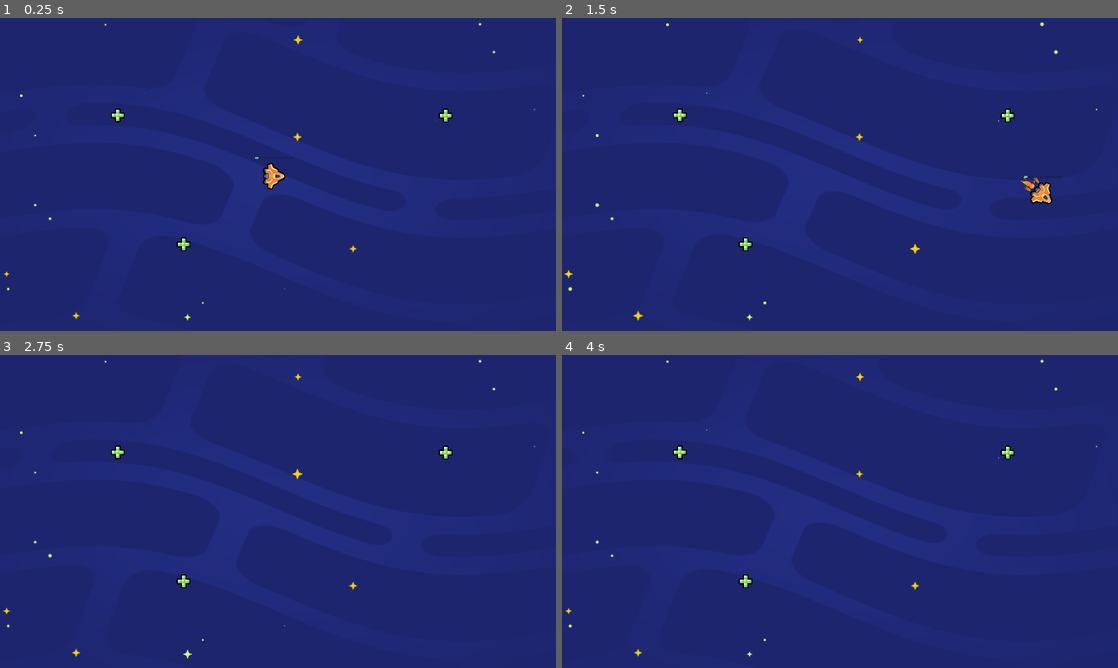
Above: before the commit, frames 1-4 (two rows, left to right).
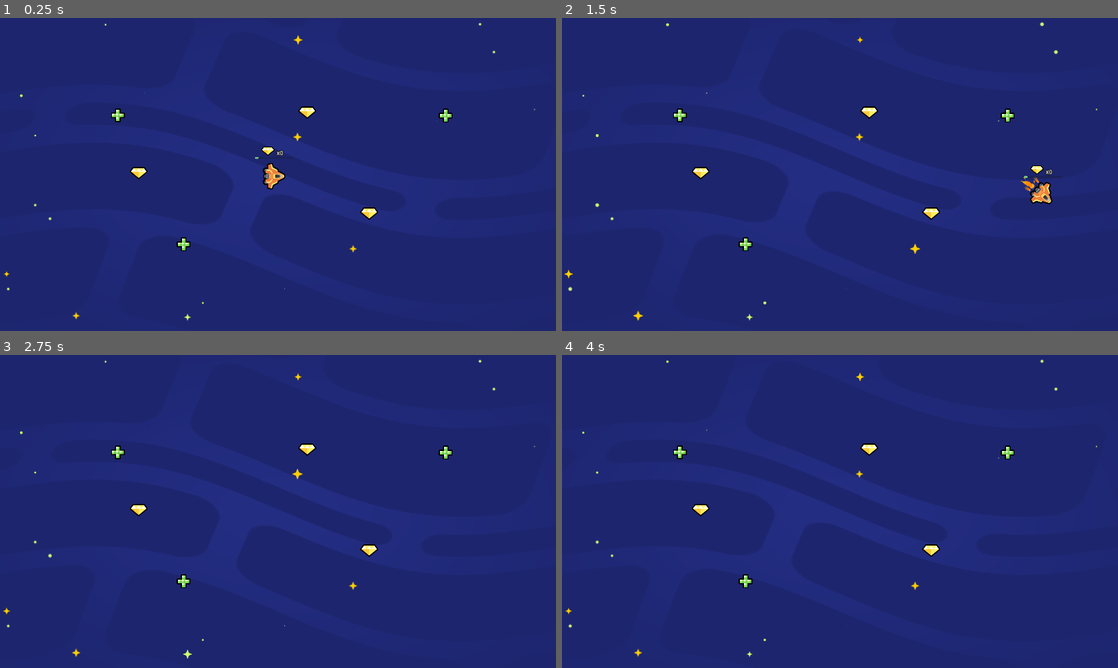
Above: after the commit, the same moments.

Repository: ellaclz/2DGameDevCourse
Game: Godot game, scene res://lessons/space_level.tscn
The game is run twice, just before and just after one commit, with the same random seed, the same clock (stepped at 60 frames per second) and the same inputs.
Inputs:
- Up to frame 1 (0.25 s): no input
- Up to frame 2 (1.5 s): hold D (move_right) 0.53-1.28 s; hold S (move_down) from 1.28 s (still down)
- Up to frame 3 (2.75 s): release S (move_down) at 2.03 s; hold D (move_right) from 2.03 s (still down)
- Up to frame 4 (4 s): release D (move_right) at 2.78 s; hold W (move_up) 2.78-3.53 s; tap Enter at 3.5 s; hold A (move_left) from 3.53 s (still down)

The runs differ from the first frame. In frame 1, 0.3% of the frame differs, in the area x 23-68%, y 28-65%; in frame 2, 0.3%, in the area x 23-89%, y 28-65%; in frame 3, 0.3%; in frame 4, 0.3%.

Commit message:
M5.L6

Diff:
--- /dev/null
+++ b/05.loot_it_all_workbook/lessons/gem.tscn
@@ -0,0 +1,16 @@
+[gd_scene load_steps=4 format=3 uid="uid://buxqov2uneiil"]
+
+[ext_resource type="Script" path="res://lessons/item.gd" id="1_eor7e"]
+[ext_resource type="Texture2D" uid="uid://d0bh8am2qd005" path="res://assets/gem_icon.png" id="2_knpvp"]
+
+[sub_resource type="CircleShape2D" id="CircleShape2D_neh81"]
+radius = 25.1794
+
+[node name="Gem" type="Area2D" groups=["gem"]]
+script = ExtResource("1_eor7e")
+
+[node name="Sprite2D" type="Sprite2D" parent="."]
+texture = ExtResource("2_knpvp")
+
+[node name="CollisionShape2D" type="CollisionShape2D" parent="."]
+shape = SubResource("CircleShape2D_neh81")
--- a/05.loot_it_all_workbook/lessons/health_pack.gd
+++ /dev/null
@@ -1,7 +0,0 @@
-extends Area2D
-
-func _ready() -> void:
-	area_entered.connect(_on_area_entered)
-
-func _on_area_entered(area_that_enetered: Area2D) -> void:
-	queue_free()
--- a/05.loot_it_all_workbook/lessons/health_pack.tscn
+++ b/05.loot_it_all_workbook/lessons/health_pack.tscn
@@ -1,12 +1,12 @@
 [gd_scene load_steps=4 format=3 uid="uid://df386yntx0p6m"]
 
 [ext_resource type="Texture2D" uid="uid://dknpi2mq4dhpa" path="res://assets/health_icon.svg" id="1_1myfn"]
-[ext_resource type="Script" path="res://lessons/health_pack.gd" id="1_gyks4"]
+[ext_resource type="Script" path="res://lessons/item.gd" id="1_gyks4"]
 
 [sub_resource type="CircleShape2D" id="CircleShape2D_neh81"]
 radius = 25.1794
 
-[node name="HealthPack" type="Area2D"]
+[node name="HealthPack" type="Area2D" groups=["healing_item"]]
 script = ExtResource("1_gyks4")
 
 [node name="Sprite2D" type="Sprite2D" parent="."]
@@ -14,5 +14,3 @@
 
 [node name="CollisionShape2D" type="CollisionShape2D" parent="."]
 shape = SubResource("CircleShape2D_neh81")
-
-[connection signal="area_entered" from="." to="." method="_on_area_entered"]
--- /dev/null
+++ b/05.loot_it_all_workbook/lessons/item.gd
@@ -0,0 +1,7 @@
+extends Area2D
+
+func _on_area_entered(area_that_entered: Area2D) -> void:
+	queue_free()
+
+func _ready() -> void:
+	area_entered.connect(_on_area_entered)
--- a/05.loot_it_all_workbook/lessons/ship.gd
+++ b/05.loot_it_all_workbook/lessons/ship.gd
@@ -4,6 +4,7 @@
 var velocity := Vector2(0, 0)
 var steering_factor := 3.0
 var health := 10
+var gem_count := 0
 
 func _process(delta: float) -> void:
 	var direction := Vector2(0, 0)
@@ -30,5 +31,12 @@
 	area_entered.connect(_on_area_entered)
 
 
-func _on_area_entered(area: Area2D) -> void:
-	set_health(health + 20)
+func _on_area_entered(area_that_entered: Area2D) -> void:
+	if area_that_entered.is_in_group("gem"):
+		set_gem_count(gem_count + 1)
+	elif area_that_entered.is_in_group("healing_item"):
+		set_health(health + 10)
+
+func set_gem_count(new_gem_count: int) -> void:
+	gem_count = new_gem_count
+	get_node("UI/GemCount").text = "x" + str(gem_count)
--- a/05.loot_it_all_workbook/lessons/ship.tscn
+++ b/05.loot_it_all_workbook/lessons/ship.tscn
@@ -1,8 +1,9 @@
-[gd_scene load_steps=7 format=3 uid="uid://dmv50krf4bo5r"]
+[gd_scene load_steps=9 format=3 uid="uid://dmv50krf4bo5r"]
 
 [ext_resource type="Texture2D" uid="uid://bniyrxn3r2v8h" path="res://assets/ship.png" id="3_pdppw"]
 [ext_resource type="Script" path="res://lessons/ship.gd" id="4_p1sls"]
 [ext_resource type="PackedScene" uid="uid://dgf54k70yiiff" path="res://assets/ship_visual_effects/main_thruster/main_thruster.tscn" id="5_q7c3l"]
+[ext_resource type="Texture2D" uid="uid://d0bh8am2qd005" path="res://assets/gem_icon.png" id="5_uwtde"]
 [ext_resource type="PackedScene" uid="uid://bklom8bhpxg4h" path="res://assets/ship_visual_effects/side_thruster/side_thruster.tscn" id="6_1updt"]
 
 [sub_resource type="CircleShape2D" id="CircleShape2D_3s7vv"]
@@ -14,6 +15,11 @@
 corner_radius_top_right = 4
 corner_radius_bottom_right = 4
 corner_radius_bottom_left = 4
+
+[sub_resource type="LabelSettings" id="LabelSettings_oslwg"]
+font_size = 20
+outline_size = 8
+outline_color = Color(0.00392157, 0.00392157, 0.00392157, 1)
 
 [node name="Ship" type="Area2D"]
 script = ExtResource("4_p1sls")
@@ -52,4 +58,18 @@
 value = 17.0
 show_percentage = false
 
+[node name="Sprite2D" type="Sprite2D" parent="UI"]
+position = Vector2(-21, -87)
+scale = Vector2(0.75, 0.75)
+texture = ExtResource("5_uwtde")
+
+[node name="GemCount" type="Label" parent="UI"]
+layout_mode = 0
+offset_left = 9.0
+offset_top = -95.0
+offset_right = 49.0
+offset_bottom = -72.0
+text = "x0"
+label_settings = SubResource("LabelSettings_oslwg")
+
 [connection signal="area_entered" from="." to="." method="_on_area_entered"]
--- a/05.loot_it_all_workbook/lessons/space_level.tscn
+++ b/05.loot_it_all_workbook/lessons/space_level.tscn
@@ -1,8 +1,9 @@
-[gd_scene load_steps=4 format=3 uid="uid://btkjymc78ap8d"]
+[gd_scene load_steps=5 format=3 uid="uid://btkjymc78ap8d"]
 
 [ext_resource type="PackedScene" uid="uid://dmv50krf4bo5r" path="res://lessons/ship.tscn" id="2_2j1u5"]
 [ext_resource type="PackedScene" uid="uid://bxfevggvxo634" path="res://assets/background/space_background.tscn" id="3_e6xy1"]
 [ext_resource type="PackedScene" uid="uid://df386yntx0p6m" path="res://lessons/health_pack.tscn" id="3_eqkqf"]
+[ext_resource type="PackedScene" uid="uid://buxqov2uneiil" path="res://lessons/gem.tscn" id="4_8yl11"]
 
 [node name="Level" type="Node2D"]
 
@@ -19,3 +20,12 @@
 
 [node name="HealthPack3" parent="." instance=ExtResource("3_eqkqf")]
 position = Vector2(1539, 337)
+
+[node name="Gem" parent="." instance=ExtResource("4_8yl11")]
+position = Vector2(479, 535)
+
+[node name="Gem2" parent="." instance=ExtResource("4_8yl11")]
+position = Vector2(1061, 326)
+
+[node name="Gem3" parent="." instance=ExtResource("4_8yl11")]
+position = Vector2(1275, 675)
--- a/05.loot_it_all_workbook/practices/L5.P1.code_an_energy_pack/energy_pack.tscn
+++ b/05.loot_it_all_workbook/practices/L5.P1.code_an_energy_pack/energy_pack.tscn
@@ -6,7 +6,7 @@
 [sub_resource type="CircleShape2D" id="CircleShape2D_gmkso"]
 radius = 57.1402
 
-[node name="EnergyPack" type="Area2D"]
+[node name="EnergyPack" type="Area2D" groups=["energy_item"]]
 script = ExtResource("1_2pl4o")
 
 [node name="Sprite2D" type="Sprite2D" parent="."]
--- a/05.loot_it_all_workbook/practices/L6.P1.create_coins/create_coins.tscn
+++ b/05.loot_it_all_workbook/practices/L6.P1.create_coins/create_coins.tscn
@@ -1,13 +1,11 @@
-[gd_scene load_steps=3 format=3]
+[gd_scene load_steps=2 format=3 uid="uid://c1kckieplh6i0"]
 
 [ext_resource type="PackedScene" path="res://practices/L6.P1.create_coins/ship_create_coins.tscn" id="1_x2knq"]
-[ext_resource type="Script" path="res://practices/L6.P1.create_coins/ship_create_coins.gd" id="2_ytyj5"]
 
 [node name="CreateCoins" type="Node2D"]
 
-[node name="Ship" type="Area2D" parent="." instance=ExtResource("1_x2knq")]
+[node name="Ship" parent="." instance=ExtResource("1_x2knq")]
 position = Vector2(973, 541)
-script = ExtResource("2_ytyj5")
 
 [node name="ExtraVisuals" type="Node" parent="."]
 
--- a/05.loot_it_all_workbook/practices/L6.P2.coins_and_energy_packs/coin.tscn
+++ b/05.loot_it_all_workbook/practices/L6.P2.coins_and_energy_packs/coin.tscn
@@ -1,16 +1,16 @@
-[gd_scene load_steps=4 format=3]
+[gd_scene load_steps=4 format=3 uid="uid://dbetcay7ob02f"]
 
-[ext_resource type="Script" path="res://practices/L6.P2.coins_and_energy_packs/collectible.gd" id="1_sd3rg"]
-[ext_resource type="Texture2D" path="res://assets/practice_assets/coin.png" id="2_1qvoi"]
+[ext_resource type="Script" path="res://practices/L6.P2.coins_and_energy_packs/collectible.gd" id="1_df62u"]
+[ext_resource type="Texture2D" uid="uid://b5n8ybmtouhk0" path="res://assets/practice_assets/coin.png" id="2_hkqei"]
 
 [sub_resource type="CircleShape2D" id="CircleShape2D_8or2y"]
 radius = 57.1402
 
-[node name="Coin" type="Area2D"]
-script = ExtResource("1_sd3rg")
+[node name="Coin" type="Area2D" groups=["coin"]]
+script = ExtResource("1_df62u")
 
 [node name="Sprite2D" type="Sprite2D" parent="."]
-texture = ExtResource("2_1qvoi")
+texture = ExtResource("2_hkqei")
 
 [node name="CollisionShape2D" type="CollisionShape2D" parent="."]
 shape = SubResource("CircleShape2D_8or2y")
--- a/05.loot_it_all_workbook/practices/L6.P2.coins_and_energy_packs/coins_and_energy_packs.tscn
+++ b/05.loot_it_all_workbook/practices/L6.P2.coins_and_energy_packs/coins_and_energy_packs.tscn
@@ -1,40 +1,31 @@
-[gd_scene load_steps=6 format=3]
+[gd_scene load_steps=4 format=3 uid="uid://dwe4ikwojcool"]
 
-[ext_resource type="PackedScene" path="res://practices/L6.P2.coins_and_energy_packs/ship_coins_and_energy_packs.tscn" id="1_l7py2"]
-[ext_resource type="Script" path="res://practices/L6.P2.coins_and_energy_packs/ship_coins_and_energy_packs.gd" id="2_mt54v"]
-[ext_resource type="PackedScene" path="res://practices/L6.P2.coins_and_energy_packs/coin.tscn" id="3_v6eww"]
-[ext_resource type="Script" path="res://practices/L6.P2.coins_and_energy_packs/collectible.gd" id="4_ynkwx"]
-[ext_resource type="PackedScene" path="res://practices/L6.P2.coins_and_energy_packs/energy_pack.tscn" id="5_4aryi"]
+[ext_resource type="PackedScene" uid="uid://c0p35cpnctjn1" path="res://practices/L6.P2.coins_and_energy_packs/ship_coins_and_energy_packs.tscn" id="1_3iqlx"]
+[ext_resource type="PackedScene" uid="uid://dbetcay7ob02f" path="res://practices/L6.P2.coins_and_energy_packs/coin.tscn" id="3_34wm5"]
+[ext_resource type="PackedScene" uid="uid://hc2yp2jqx5bk" path="res://practices/L6.P2.coins_and_energy_packs/energy_pack.tscn" id="5_ge1aw"]
 
 [node name="CoinsAndEnergyPacks" type="Node2D"]
 
-[node name="Ship" type="Area2D" parent="." instance=ExtResource("1_l7py2")]
+[node name="Ship" parent="." instance=ExtResource("1_3iqlx")]
 position = Vector2(962, 534)
-script = ExtResource("2_mt54v")
 
-[node name="Coin" type="Area2D" parent="." instance=ExtResource("3_v6eww")]
+[node name="Coin" parent="." instance=ExtResource("3_34wm5")]
 position = Vector2(544, 336)
-script = ExtResource("4_ynkwx")
 
-[node name="EnergyPack" type="Area2D" parent="." instance=ExtResource("5_4aryi")]
+[node name="EnergyPack" parent="." instance=ExtResource("5_ge1aw")]
 position = Vector2(564, 707)
-script = ExtResource("4_ynkwx")
 
-[node name="Coin2" type="Area2D" parent="." instance=ExtResource("3_v6eww")]
+[node name="Coin2" parent="." instance=ExtResource("3_34wm5")]
 position = Vector2(971, 862)
-script = ExtResource("4_ynkwx")
 
-[node name="EnergyPack2" type="Area2D" parent="." instance=ExtResource("5_4aryi")]
+[node name="EnergyPack2" parent="." instance=ExtResource("5_ge1aw")]
 position = Vector2(1337, 631)
-script = ExtResource("4_ynkwx")
 
-[node name="Coin3" type="Area2D" parent="." instance=ExtResource("3_v6eww")]
+[node name="Coin3" parent="." instance=ExtResource("3_34wm5")]
 position = Vector2(1337, 284)
-script = ExtResource("4_ynkwx")
 
-[node name="EnergyPack3" type="Area2D" parent="." instance=ExtResource("5_4aryi")]
+[node name="EnergyPack3" parent="." instance=ExtResource("5_ge1aw")]
 position = Vector2(925, 168)
-script = ExtResource("4_ynkwx")
 
 [node name="ExtraVisuals" type="Node" parent="."]
 
--- a/05.loot_it_all_workbook/practices/L6.P2.coins_and_energy_packs/energy_pack.tscn
+++ b/05.loot_it_all_workbook/practices/L6.P2.coins_and_energy_packs/energy_pack.tscn
@@ -1,16 +1,16 @@
-[gd_scene load_steps=4 format=3]
+[gd_scene load_steps=4 format=3 uid="uid://hc2yp2jqx5bk"]
 
-[ext_resource type="Script" path="res://practices/L6.P2.coins_and_energy_packs/collectible.gd" id="1_xx3ac"]
-[ext_resource type="Texture2D" path="res://assets/practice_assets/energy_pack.png" id="2_rcrnv"]
+[ext_resource type="Script" path="res://practices/L6.P2.coins_and_energy_packs/collectible.gd" id="1_p7rnm"]
+[ext_resource type="Texture2D" uid="uid://bdkl4qmqe0suw" path="res://assets/practice_assets/energy_pack.png" id="2_uy4fv"]
 
 [sub_resource type="CircleShape2D" id="CircleShape2D_gmkso"]
 radius = 57.1402
 
-[node name="EnergyPack" type="Area2D"]
-script = ExtResource("1_xx3ac")
+[node name="EnergyPack" type="Area2D" groups=["energy"]]
+script = ExtResource("1_p7rnm")
 
 [node name="Sprite2D" type="Sprite2D" parent="."]
-texture = ExtResource("2_rcrnv")
+texture = ExtResource("2_uy4fv")
 
 [node name="CollisionShape2D" type="CollisionShape2D" parent="."]
 shape = SubResource("CircleShape2D_gmkso")
--- a/05.loot_it_all_workbook/practices/L6.P2.coins_and_energy_packs/ship_coins_and_energy_packs.gd
+++ b/05.loot_it_all_workbook/practices/L6.P2.coins_and_energy_packs/ship_coins_and_energy_packs.gd
@@ -36,5 +36,9 @@
 
 
 func _on_area_entered(area_that_entered: Area2D) -> void:
-	energy += 20.0
-	get_node("UI/EnergyBar").value = energy
+	if area_that_entered.is_in_group("energy"):
+		energy += 20.0
+		get_node("UI/EnergyBar").value = energy
+	elif area_that_entered.is_in_group("coin"):
+		coins += 1
+		get_node("UI/CoinsCount")
--- a/05.loot_it_all_workbook/practices/L6.P2.coins_and_energy_packs/ship_coins_and_energy_packs.tscn
+++ b/05.loot_it_all_workbook/practices/L6.P2.coins_and_energy_packs/ship_coins_and_energy_packs.tscn
@@ -1,9 +1,9 @@
-[gd_scene load_steps=11 format=3]
+[gd_scene load_steps=11 format=3 uid="uid://c0p35cpnctjn1"]
 
-[ext_resource type="Script" path="res://practices/L6.P2.coins_and_energy_packs/ship_coins_and_energy_packs.gd" id="1_3kvyo"]
-[ext_resource type="Texture2D" path="res://assets/practice_assets/ellipse_white.png" id="2_5hsmx"]
-[ext_resource type="Texture2D" path="res://assets/practice_assets/shape_ship.png" id="3_pl28o"]
-[ext_resource type="Texture2D" path="res://assets/practice_assets/coin.png" id="4_o67x6"]
+[ext_resource type="Script" path="res://practices/L6.P2.coins_and_energy_packs/ship_coins_and_energy_packs.gd" id="1_1broc"]
+[ext_resource type="Texture2D" uid="uid://bkueifls7csiy" path="res://assets/practice_assets/ellipse_white.png" id="2_ryswj"]
+[ext_resource type="Texture2D" uid="uid://d1xp2mgpkkc42" path="res://assets/practice_assets/shape_ship.png" id="3_x8ub5"]
+[ext_resource type="Texture2D" uid="uid://b5n8ybmtouhk0" path="res://assets/practice_assets/coin.png" id="4_7vy00"]
 
 [sub_resource type="Curve" id="Curve_f7g5y"]
 _data = [Vector2(0, 0.663194), 0.0, 0.0, 0, 0, Vector2(1, 0), -0.0319997, 0.0, 0, 0]
@@ -34,21 +34,21 @@
 corner_radius_bottom_left = 8
 
 [node name="Ship" type="Area2D"]
-script = ExtResource("1_3kvyo")
+script = ExtResource("1_1broc")
 
 [node name="GPUParticles2D" type="GPUParticles2D" parent="."]
 modulate = Color(0.584314, 0.380392, 0.933333, 1)
 show_behind_parent = true
 z_index = -2
 process_material = SubResource("ParticleProcessMaterial_8umco")
-texture = ExtResource("2_5hsmx")
+texture = ExtResource("2_ryswj")
 visibility_rect = Rect2(-4000, -4000, 4000, 4000)
 
 [node name="CollisionShape2D" type="CollisionShape2D" parent="."]
 shape = SubResource("CircleShape2D_cwkdh")
 
 [node name="Sprite2D" type="Sprite2D" parent="."]
-texture = ExtResource("3_pl28o")
+texture = ExtResource("3_x8ub5")
 
 [node name="UI" type="Control" parent="."]
 layout_mode = 3
@@ -60,7 +60,7 @@
 [node name="Sprite2D" type="Sprite2D" parent="UI"]
 position = Vector2(-39, -138)
 scale = Vector2(0.382609, 0.382609)
-texture = ExtResource("4_o67x6")
+texture = ExtResource("4_7vy00")
 
 [node name="CoinsCount" type="Label" parent="UI"]
 layout_mode = 1
--- a/05.loot_it_all_workbook/practices/L7.P1.spawn_random_items/coin.tscn
+++ b/05.loot_it_all_workbook/practices/L7.P1.spawn_random_items/coin.tscn
@@ -1,7 +1,7 @@
-[gd_scene load_steps=4 format=3]
+[gd_scene load_steps=4 format=3 uid="uid://cmqwlujjviubc"]
 
 [ext_resource type="Script" path="res://practices/L7.P1.spawn_random_items/collectible.gd" id="1_w44qq"]
-[ext_resource type="Texture2D" path="res://assets/practice_assets/coin.png" id="2_h8srl"]
+[ext_resource type="Texture2D" uid="uid://b5n8ybmtouhk0" path="res://assets/practice_assets/coin.png" id="2_h8srl"]
 
 [sub_resource type="CircleShape2D" id="CircleShape2D_8or2y"]
 radius = 57.1402
Not shown, changed: 05.loot_it_all_workbook/addons/gdquest_practice_framework/practice_solutions/L6.P1.create_coins/coin.tscn
Not shown, changed: 05.loot_it_all_workbook/addons/gdquest_practice_framework/practice_solutions/L6.P2.coins_and_energy_packs/coin.tscn
Not shown, changed: 05.loot_it_all_workbook/addons/gdquest_practice_framework/practice_solutions/L6.P2.coins_and_energy_packs/energy_pack.tscn
